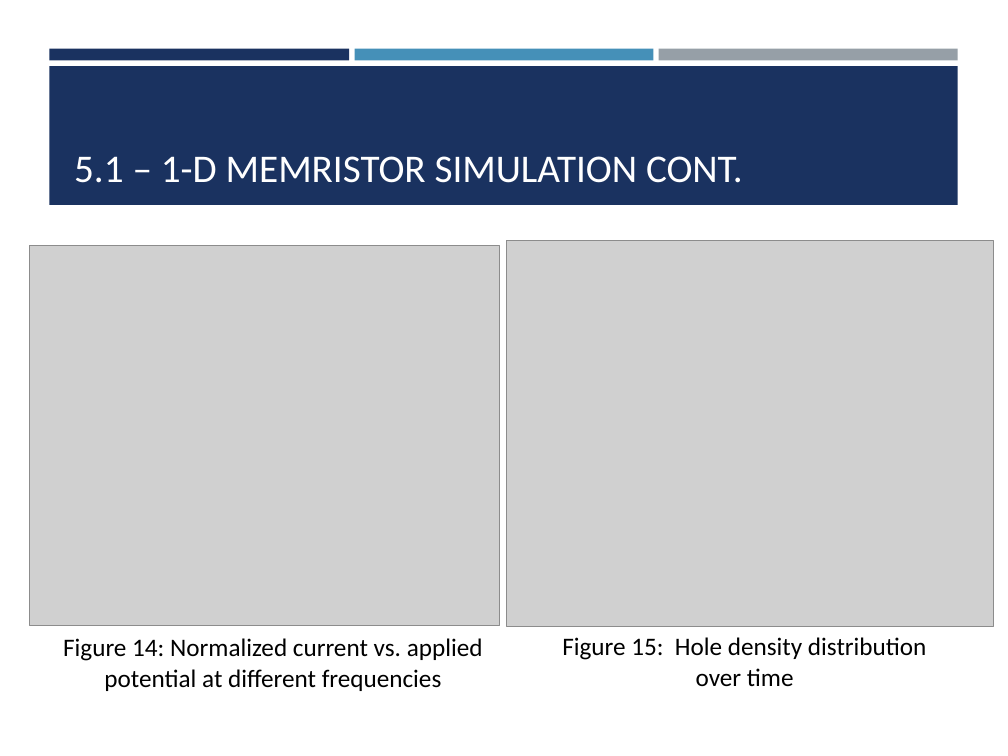
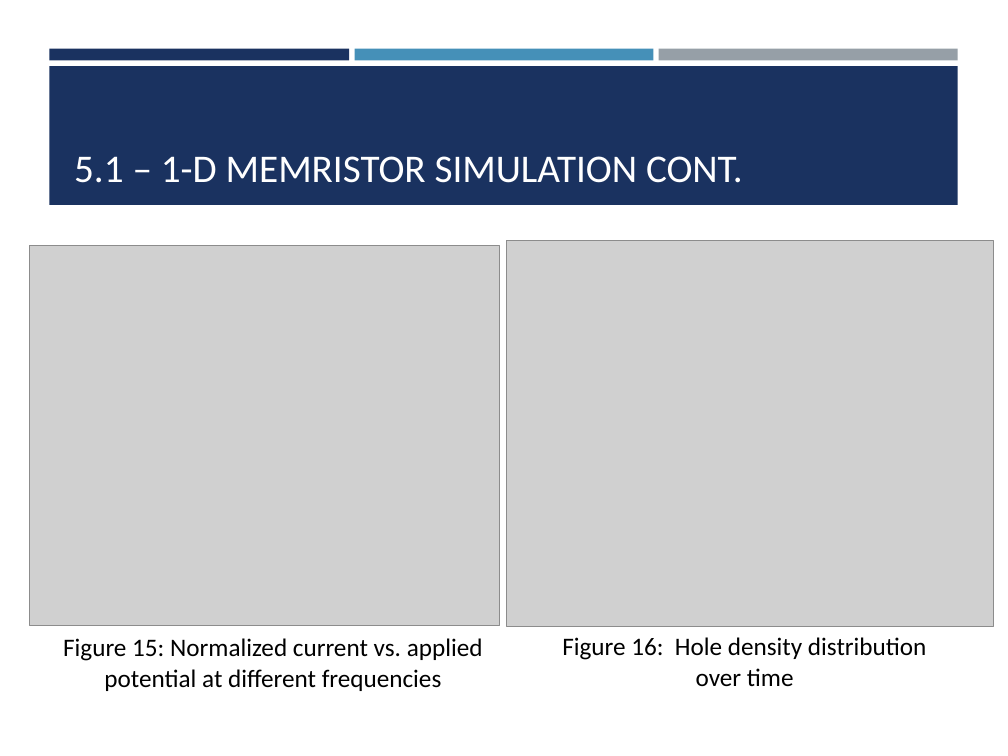
Before and after one commit to cbonfil/ThesisReport, a slide deck: slide 13 of Memristor Thesis/Memristor Presentation.pptx. Drawn at 1008x756 pixels with LibreOffice and Linux fonts; fonts in the diff are those of the drawing; grey boxes stand for pictures. Boxes give left, top, right and bottom in pixels: in the first picture for what was removed or moved away, otherwise in the second. Text is boxed around its words. In the diff, an @@ line names an element or a change of style, - is before the commit and + after.

```diff
--- a/Memristor Thesis/Memristor Presentation.pptx
+++ b/Memristor Thesis/Memristor Presentation.pptx
@@ text at (63, 638, 483, 691): text changed @@
-Figure 14: Normalized current vs. applied potential at different frequencies
+Figure 15: Normalized current vs. applied potential at different frequencies
@@ text at (562, 637, 927, 686): text changed @@
-Figure 15: Hole density distribution over time
+Figure 16: Hole density distribution over time
```
Also in this commit, not shown: 15 other slides changed, 1 slide added, 1 other file.
